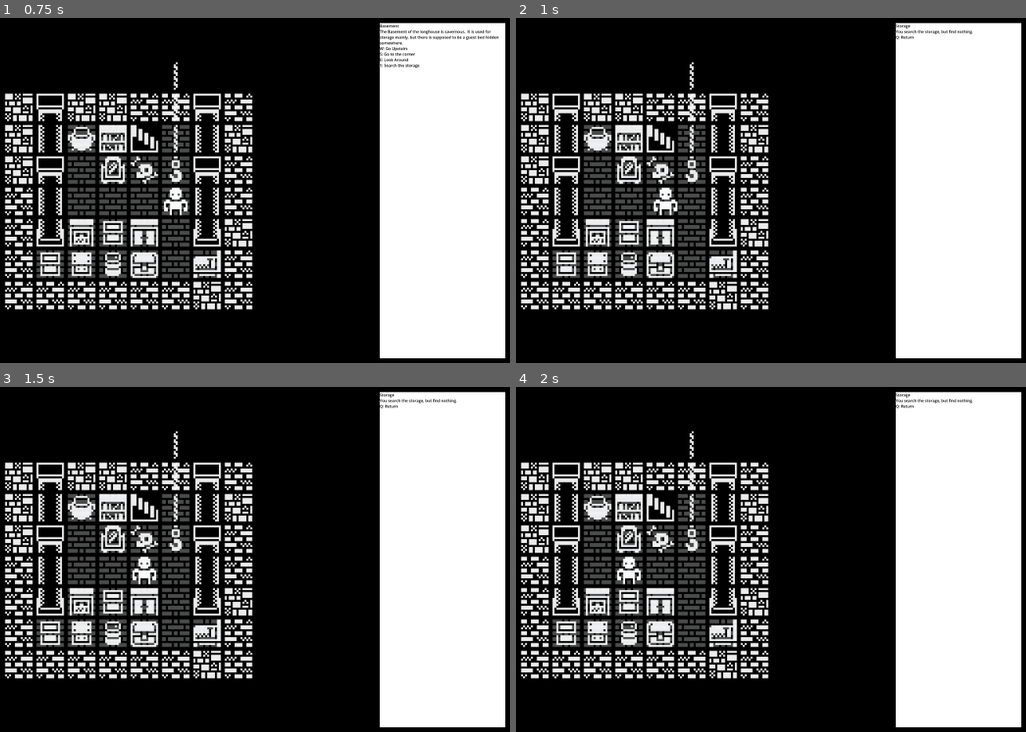
Above: before the commit, frames 1-4 (two rows, left to right).
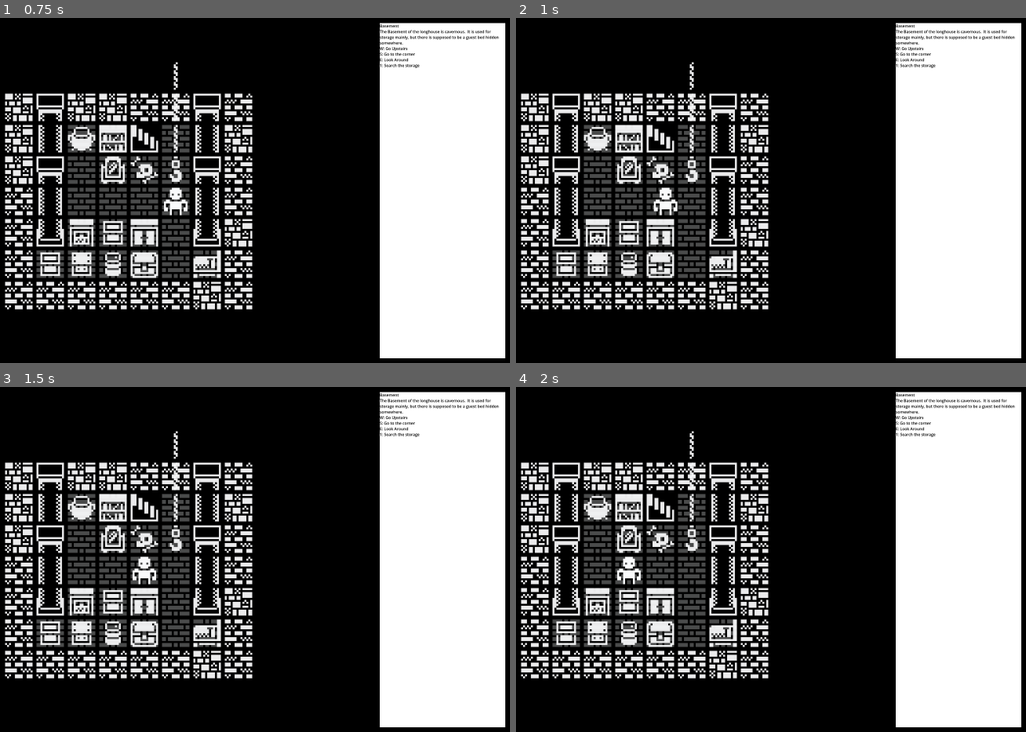
Above: after the commit, the same moments.

Repository: Pandawaflez/PGRPGE
Game: Godot game, scene res://RPGTestIdea/TestScene/locations/testSceneLevel1Basement.tscn
Same seed, same stepped clock (60 frames per second), same inputs: the game is played once before the commit and once after it. This scene is started directly instead of the project's main scene.
Inputs:
- Up to frame 1 (0.75 s): hold D (Right) from 0.53 s (still down); hold 0 (0) from 0.53 s (still down)
- Up to frame 2 (1 s): keep holding D (Right); keep holding 0 (0); tap 1 (1) at 0.8 s
- Up to frame 3 (1.5 s): release D (Right) at 1.28 s; release 0 (0) at 1.28 s; hold S (Down) from 1.28 s (still down); tap 1 (1) at 1.35 s
- Up to frame 4 (2 s): keep holding S (Down); tap 3 (3) at 1.55 s

Frame 1 is identical in both runs. In frame 2, 0.5% of the frame differs, in the area x 74-98%, y 1-15%; in frame 3, 0.5%; in frame 4, 0.5%.
Error after the commit: Parse Error: Identifier "testValue" not declared in the current scope. (res://RPGTestIdea/TestScene/scripts/TestProgressionManagement.gd:11)

Commit message:
Feat: progression manager

Diff:
--- a/RPGTestIdea/Scripts/progressionManagment.gd
+++ b/RPGTestIdea/Scripts/progressionManagment.gd
@@ -1,7 +1,7 @@
 class_name ProgressionManagement
 extends Resource
 
-@export var testValue:int = 0
+@export var progressionDictionary:Dictionary = {}
 
 # Check if the value from a given data source is the same as a particular int
 # input:
@@ -26,20 +26,11 @@
 		print("Data Source: |" + from + "| not found.")
 		return false
 
-func getProgValue( value:String ) -> int :
-	print("Note: this is a skeleton, you will need to write a subclass to make this functional.")
-	return testValue
-
-func setValue( value:String , from:String , newVal:int ):
-	print("Setting Value" + value + "in" + from + "to:" + str(newVal) )
-	if ( from == "progression" ):
-		setProgValue( value , newVal )
-	else:
-		print("Value not recognized by Progression Manager")
+func getProgValue( value:String ):
+	if progressionDictionary[value] == null:
+		return -1
+	return progressionDictionary[value]
 
 func setProgValue( value:String , newVal: int ):
 	print("Setting Value" + value + "in Prog Manager to:" + str(newVal) )
-	if ( value == "testValue" ):
-		testValue = newVal
-	else:
-		print("Value" + value + "not recognized by Progression Manager")
+	progressionDictionary[value] = newVal
--- a/map_entity.gd
+++ b/map_entity.gd
@@ -1,5 +1,9 @@
 class_name MapEntity
 extends CharacterBody2D
+
+@export var progressionTriggerArray:Array[String] = []
+@export var progressionValueArray:Array[int] = []
+@export var progressionEffectArray:Array[String] = []
 
 const TILE_SIZE := 64
 const MOVE_TIME := 0.15
@@ -17,6 +21,17 @@
 
 func _ready():
 	add_to_group("map_entities")
+
+func calculateProgressionTrigger() -> void:
+	var counter:int = 0
+	var counterCap:int = progressionTriggerArray.size()
+	if counterCap >= progressionEffectArray.size():
+		counterCap = progressionEffectArray.size()
+	if counterCap >= progressionValueArray.size():
+		counterCap = progressionValueArray.size()
+	while counter < counterCap:
+		pass
+	return
 
 func interact( _from: MapEntity ) -> void:
 	print("Entity interacted with.")
--- a/map_entity.tscn
+++ b/map_entity.tscn
@@ -8,6 +8,9 @@
 
 [node name="MapEntity" type="CharacterBody2D" unique_id=1278548234]
 script = ExtResource("1_q48y8")
+progressionTriggerArray = Array[String]([""])
+progressionValueArray = Array[int]([0])
+progressionEffectArray = Array[String](["Appear"])
 
 [node name="CollisionShape2D" type="CollisionShape2D" parent="." unique_id=1312399945]
 position = Vector2(0, -8)
--- a/progression_manager.tscn
+++ b/progression_manager.tscn
@@ -1,6 +1,10 @@
 [gd_scene format=3 uid="uid://b80jxlmpo2kqk"]
 
-[ext_resource type="Script" uid="uid://dq5mt1cvw0thc" path="res://progression_manager.gd" id="1_ne6it"]
+[ext_resource type="Script" uid="uid://5g8yba76m03g" path="res://RPGTestIdea/Scripts/progressionManagment.gd" id="1_ne6it"]
 
 [node name="ProgressionManager" type="Node2D" unique_id=185135515]
 script = ExtResource("1_ne6it")
+progressionDictionary = {
+"NewProgressionTest": 0,
+"ProgressionTest": false
+}
Not shown, changed: README.md
